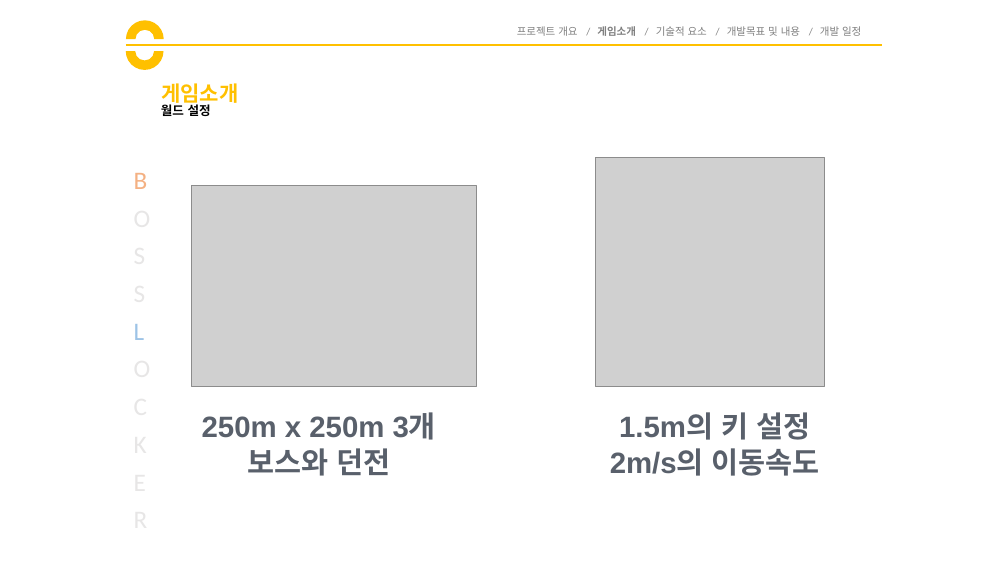
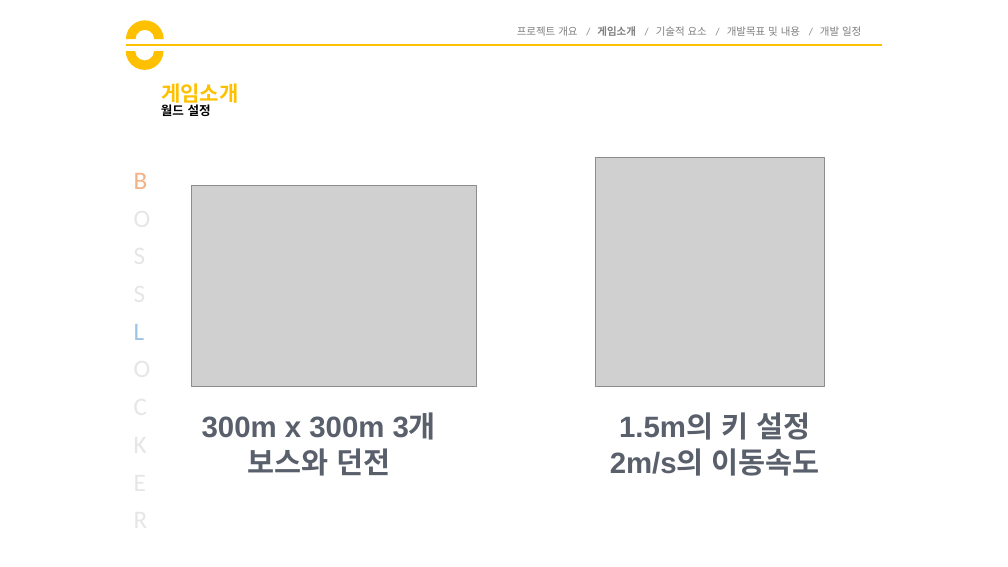
Before and after one commit to goddun/Report, a slide deck: slide 8 of BossLocker_김홍일_양태윤_조소연.pptx. Drawn at 1008x567 pixels with LibreOffice and Linux fonts; fonts in the diff are those of the drawing; grey boxes stand for pictures. Boxes give left, top, right and bottom in pixels: in the first picture for what was removed or moved away, otherwise in the second. Text is boxed around its words. In the diff, an @@ line names an element or a change of style, - is before the commit and + after.

```diff
--- a/BossLocker_김홍일_양태윤_조소연.pptx
+++ b/BossLocker_김홍일_양태윤_조소연.pptx
@@ text at <box>202,414,436,440</box>: text changed @@
-250m x 250m 3개
+300m x 300m 3개
```
Also in this commit, not shown: 5 other slides changed, 1 other file.
